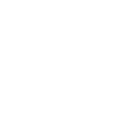
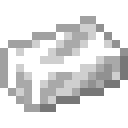
Comparing the layer stacks of the two 128x128 images. Changes:
hid group "overlay" (2 layers) over box(8, 48, 112, 96)
showed group "ingot" (3 layers) over box(0, 16, 128, 112)
painted on "Layer 2" over box(40, 56, 128, 112)
